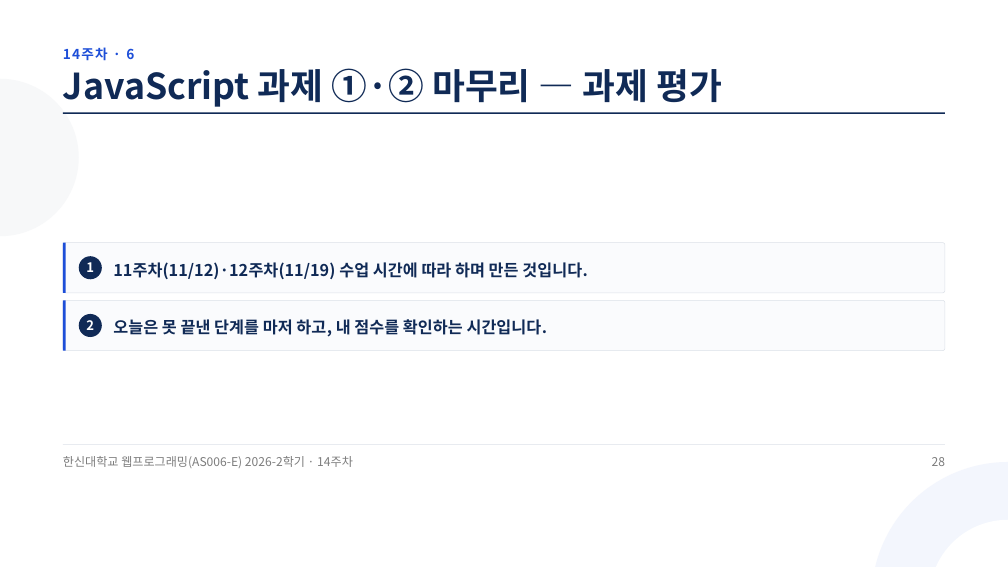
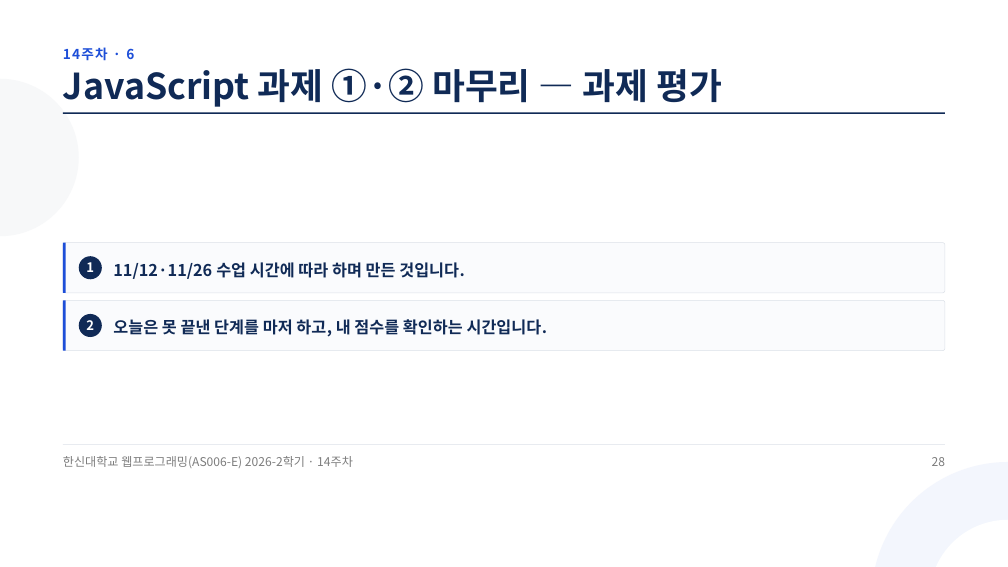
Before and after one commit to jungaistar/materials, a slide deck: slide 28 of hs-web/W14_종합_정리_및_과제_평가.pptx. Drawn at 1008x567 pixels with LibreOffice and Linux fonts; fonts in the diff are those of the drawing. Boxes give left, top, right and bottom in pixels: in the first picture for what was removed or moved away, otherwise in the second. Text is boxed around its words. In the diff, an @@ line names an element or a change of style, - is before the commit and + after.

```diff
--- a/hs-web/W14_종합_정리_및_과제_평가.pptx
+++ b/hs-web/W14_종합_정리_및_과제_평가.pptx
@@ text at (x1=113, y1=262, x2=465, y2=279): text changed @@
-11주차(11/12)·12주차(11/19) 수업 시간에 따라 하며 만든 것입니다.
+11/12·11/26 수업 시간에 따라 하며 만든 것입니다.
```
Also in this commit, not shown: 3 other files.
